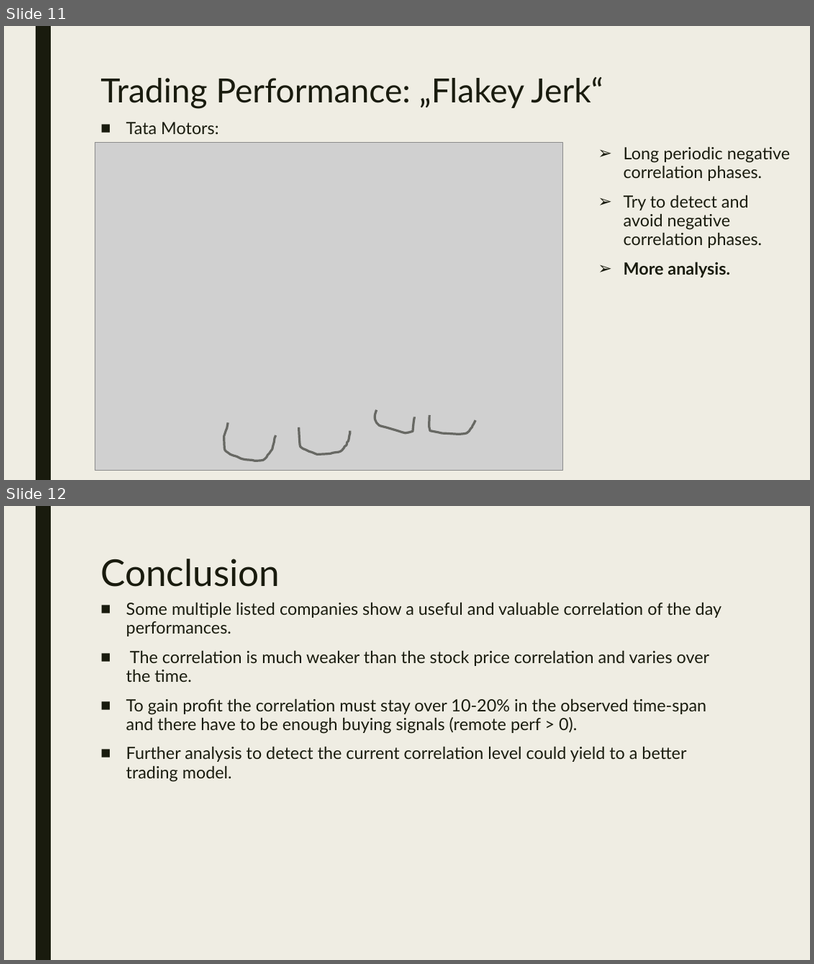
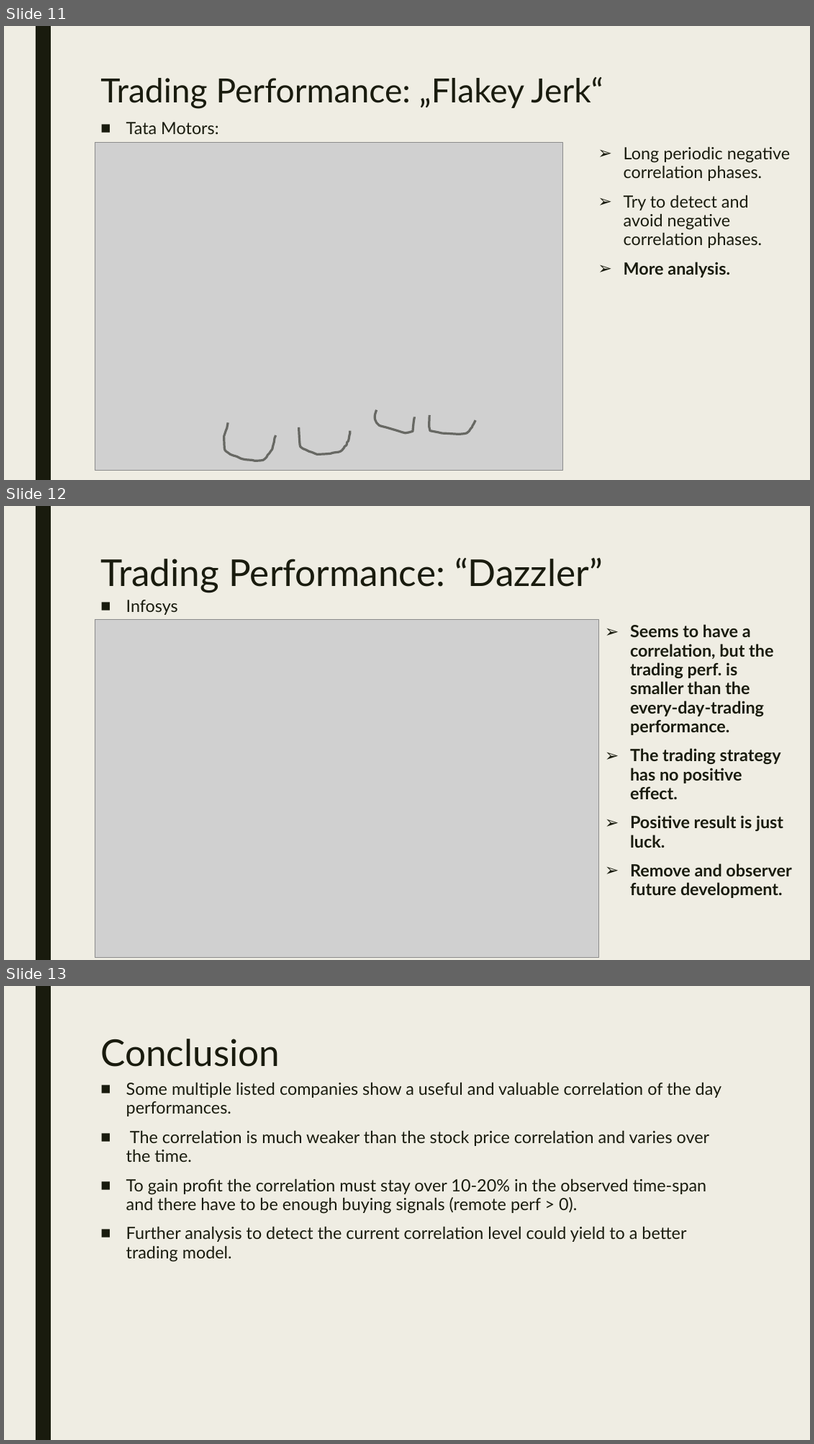
Before and after one commit to StefHai/NYCDS_Projects, a slide deck: 010 Shiny/Shiny Project Slides.pptx. Shown one above the other, each under a label of ours: slides 11 and 12 before the commit, slides 11, 12 and 13 after it. The pictures are 814x964 and 814x1444 pixels, drawn with LibreOffice and Linux fonts; fonts in the diff are those of the drawing; grey boxes stand for pictures. Boxes give left, top, right and bottom in pixels: in the first picture for what was removed or moved away, otherwise in the second. Text is boxed around its words. In the diff, an @@ line names an element or a change of style, - is before the commit and + after.

```diff
--- a/010 Shiny/Shiny Project Slides.pptx
+++ b/010 Shiny/Shiny Project Slides.pptx
@@ slide 12 added at (x1=4, y1=506, x2=810, y2=960), background #EFEDE3; not listed: 1 template element that a slide beside it also shows @@
@@ title added at (x1=100, y1=558, x2=603, y2=592), 44 pt, text #191B0E @@
+Trading Performance: “Dazzler”
@@ text added at (x1=126, y1=600, x2=178, y2=615), 20 pt, text #191B0E @@
+■ Infosys
@@ picture added at (x1=95, y1=620, x2=599, y2=957) @@
@@ text added at (x1=630, y1=624, x2=792, y2=898), 20 pt, text #191B0E, bold @@
+➢ Seems to have a correlation, but the trading perf. is smaller than the every-day-trading performance.
+➢ The trading strategy has no positive effect.
+➢ Positive result is just luck.
+➢ Remove and observer future development.
@@ what was slide 12 is now slide 13 @@
```
Also in this commit, not shown: 1 other file.
